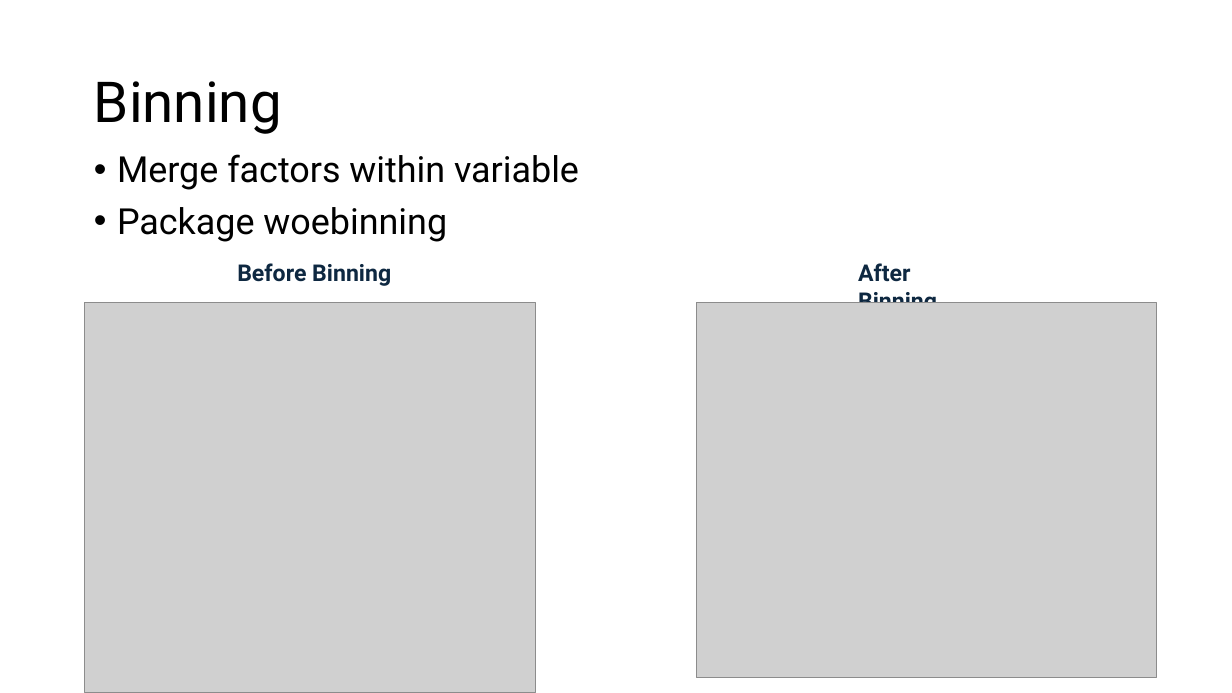
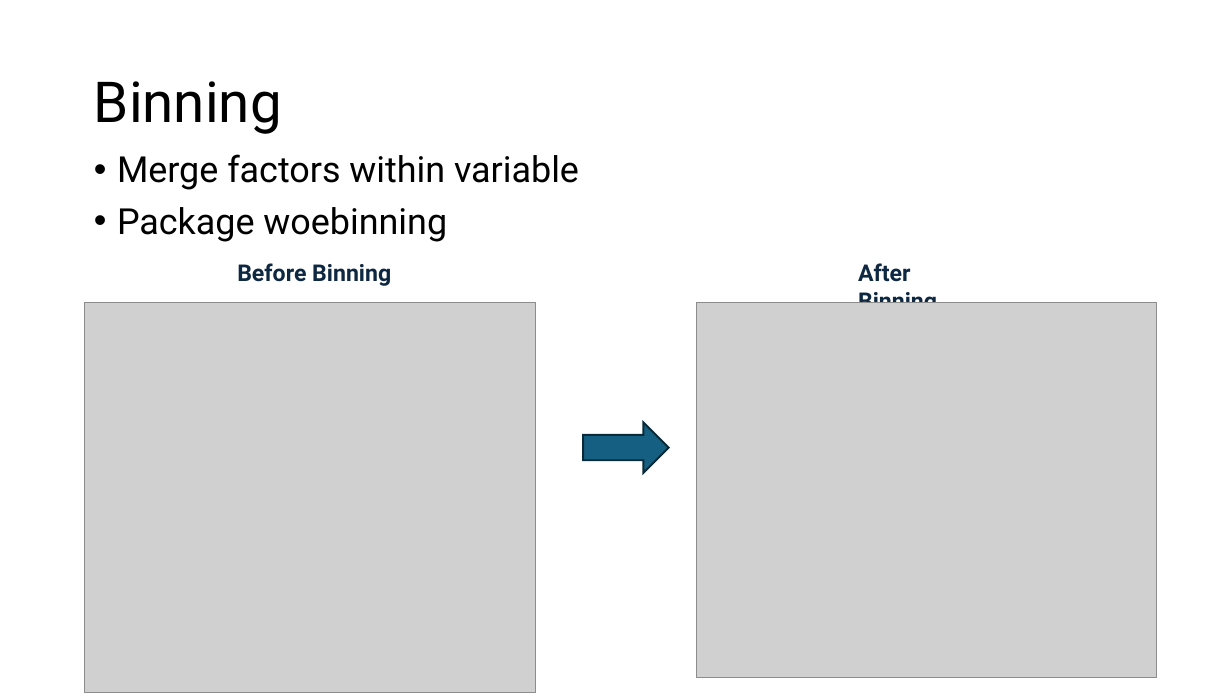
Before and after one commit to danielgvb/stats_high_dim_data, a slide deck: slide 5 of ppt/Stats High Dim.pptx (slide 4 before the commit). Drawn at 1232x693 pixels with LibreOffice and Linux fonts; fonts in the diff are those of the drawing; grey boxes stand for pictures. Boxes give left, top, right and bottom in pixels: in the first picture for what was removed or moved away, otherwise in the second. Text is boxed around its words. In the diff, an @@ line names an element or a change of style, - is before the commit and + after.

```diff
--- a/ppt/Stats High Dim.pptx
+++ b/ppt/Stats High Dim.pptx
@@ right arrow added at (583, 422, 668, 473), fill #156082, outline #092A39 1.5 pt @@
```
Also in this commit, not shown: 4 other slides changed, 2 slides added, 3 other files.
